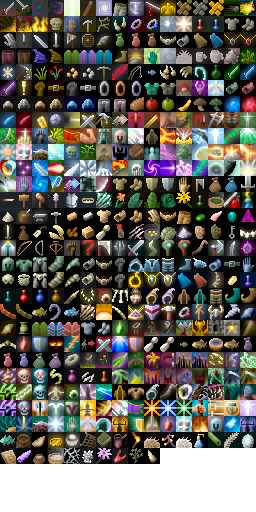
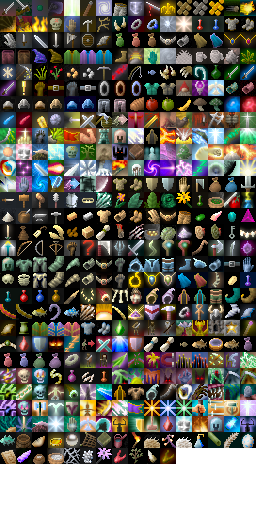
Layer changes from the first 256 × 512 image to the second:
painted on "Background" over [162, 450, 174, 463]
painted on "shade" over [160, 448, 176, 464]
